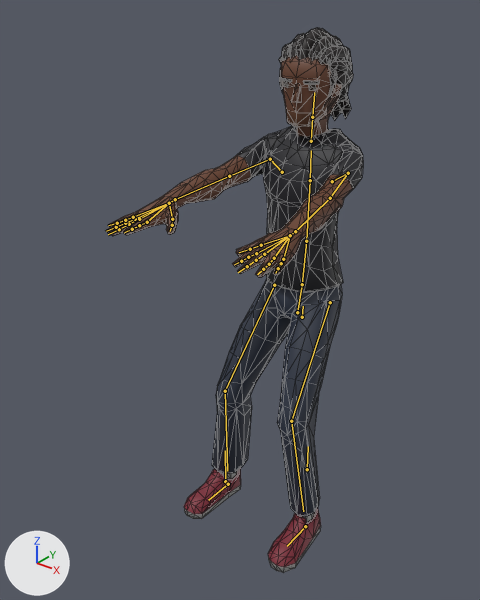
An edit to the glTF model js/models/avatars/club-crowd-m1.glb, drawn before and after from the same camera.
Before and after are seen from a camera (50 mm lens) standing at (1.186, -2.017, 1.905) and looking at (-0.076, -0.438, 0.926). Every picture has the same lights, and +X, +Y and +Z are marked at lower left. The picture after the commit comes second. Both versions are drawn at frame 287 of the action 'Seated_Loop'; the numbers are the values there. The bones that change, and the others that lie on the model, are drawn over the model as lines. Mesh edges are drawn as thin lines.

In view in the first picture: 'Casual2_Body'.
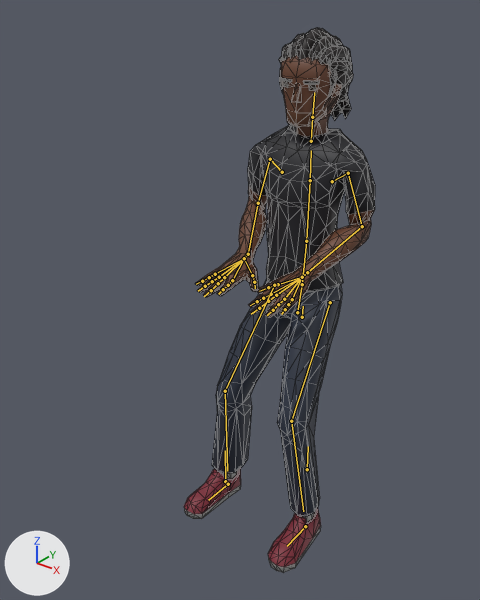
Pixel boxes [x1, y1, x2, y2] of what changed, in the pictures (480 x 600 px):
'Casual2_Body', posed (26% narrower)
    before: [105, 27, 363, 573]
    after: [184, 27, 375, 573]
bone 'UpperArm.L', root to tip
    before: (348, 173) to (330, 198)
    after: (348, 173) to (362, 226)
bone 'LowerArm.L', root to tip
    before: (330, 198) to (295, 231)
    after: (362, 226) to (307, 272)
bone 'Wrist.L', root to tip
    before: (295, 231) to (290, 235)
    after: (307, 272) to (302, 277)
bone 'UpperArm.R', root to tip
    before: (270, 159) to (229, 176)
    after: (270, 159) to (258, 203)
bone 'LowerArm.R', root to tip
    before: (229, 176) to (175, 199)
    after: (258, 203) to (248, 254)
bone 'Wrist.R', root to tip
    before: (175, 199) to (169, 203)
    after: (248, 254) to (244, 258)

The change, as a list of edits to the scene's bpy script:
```text
Change bone_upperarm_l:
    where bone_upperarm_l = bpy.data.objects['CharacterArmature'].pose.bones['UpperArm.L']  # child of 'Shoulder.L'
    bone_upperarm_l.rotation_quaternion: (0.773, -0.116, 0.0, -0.623) -> (0.812, -0.582, 0.005, 0.041)  # degrees (-10, -8, -77) -> degrees (-71, 3, 4)
Change bone_lowerarm_l:
    where bone_lowerarm_l = bpy.data.objects['CharacterArmature'].pose.bones['LowerArm.L']  # child of 'UpperArm.L'
    bone_lowerarm_l.rotation_quaternion: (0.999, 0.012, 0.027, 0.03) -> (0.717, -0.089, 0.451, -0.525)  # degrees (2, 3, 4) -> degrees (-46, 34, -87)
Change bone_wrist_l:
    where bone_wrist_l = bpy.data.objects['CharacterArmature'].pose.bones['Wrist.L']  # child of 'LowerArm.L'
    bone_wrist_l.rotation_quaternion: (0.994, -0.019, 0.003, -0.108) -> (0.94, 0.215, 0.263, 0.036)  # degrees (-2, 0, -12) -> degrees (29, 29, 12)
Change bone_upperarm_r:
    where bone_upperarm_r = bpy.data.objects['CharacterArmature'].pose.bones['UpperArm.R']  # child of 'Shoulder.R'
    bone_upperarm_r.rotation_quaternion: (-0.772, 0.104, 0.0, -0.627) -> (-0.813, 0.581, -0.004, 0.037)  # degrees (-9, 8, 78) -> degrees (-71, -2, -4)
Change bone_lowerarm_r:
    where bone_lowerarm_r = bpy.data.objects['CharacterArmature'].pose.bones['LowerArm.R']  # child of 'UpperArm.R'
    bone_lowerarm_r.rotation_quaternion: (-0.999, -0.013, 0.026, 0.03) -> (-0.701, 0.07, 0.46, -0.541)  # degrees (2, -3, -4) -> degrees (-46, -35, 91)
Change bone_wrist_r:
    where bone_wrist_r = bpy.data.objects['CharacterArmature'].pose.bones['Wrist.R']  # child of 'LowerArm.R'
    bone_wrist_r.rotation_quaternion: (-0.993, 0.054, -0.025, -0.101) -> (-0.951, -0.186, 0.241, 0.047)  # degrees (-6, 3, 11) -> degrees (25, -26, -11)
```
